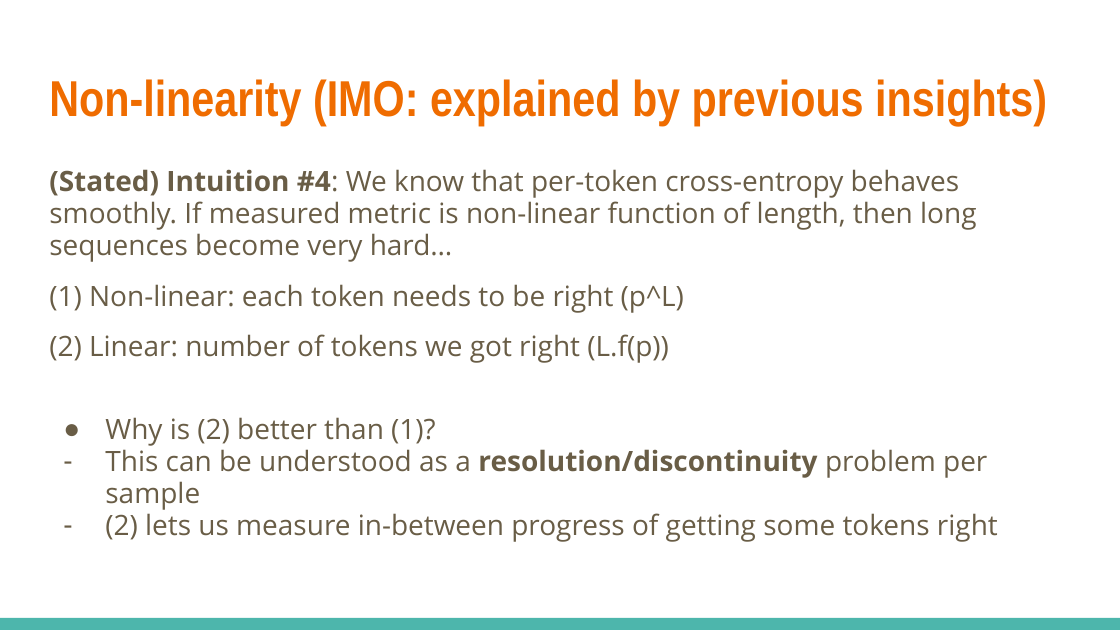
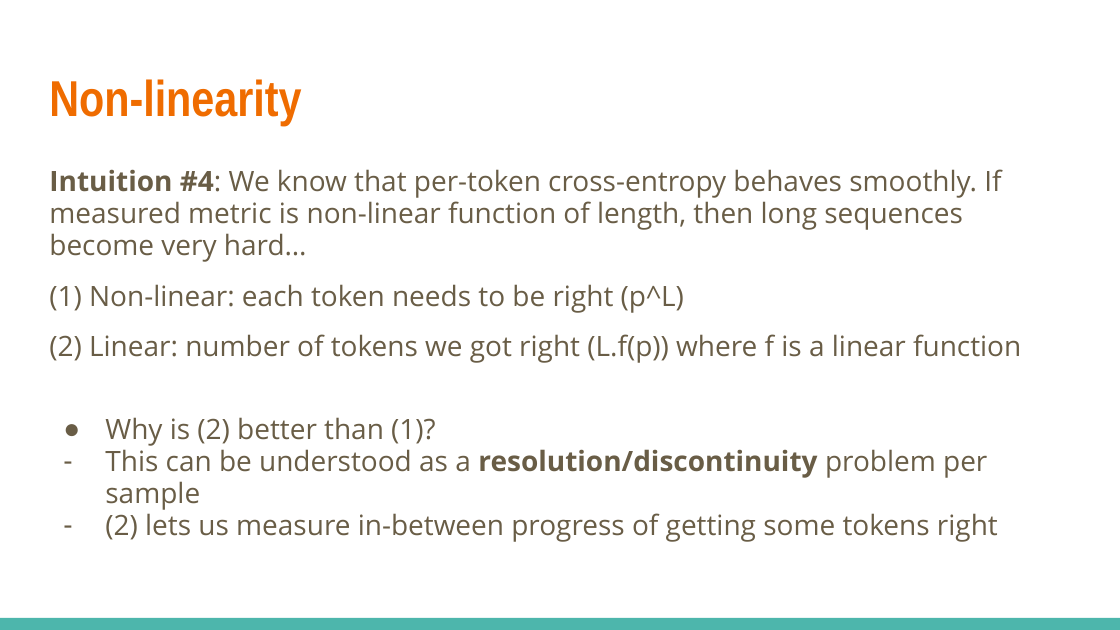
Before and after one commit to JHU-CLSP/csci-601-771-self-supervised-models, a slide deck: slide 8 of fa2024/files/presentations/9-19-EmergentAbility-Zhong-Bafna.pptx. Drawn at 1120x630 pixels with LibreOffice and Linux fonts; fonts in the diff are those of the drawing. Boxes give left, top, right and bottom in pixels: in the first picture for what was removed or moved away, otherwise in the second. Text is boxed around its words. In the diff, an @@ line names an element or a change of style, - is before the commit and + after.

```diff
--- a/fa2024/files/presentations/9-19-EmergentAbility-Zhong-Bafna.pptx
+++ b/fa2024/files/presentations/9-19-EmergentAbility-Zhong-Bafna.pptx
@@ title at [49, 79, 301, 126]: text changed @@
-Non-linearity (IMO: explained by previous insights)
+Non-linearity
@@ text at [49, 169, 1001, 262]: text changed @@
-(Stated) Intuition #4: We know that per-token cross-entropy behaves smoothly. If measured metric is non-linear function of length, then long sequences become very hard…
+Intuition #4: We know that per-token cross-entropy behaves smoothly. If measured metric is non-linear function of length, then long sequences become very hard…
@@ text at [49, 334, 1021, 363]: text changed @@
-(2) Linear: number of tokens we got right (L.f(p))
+(2) Linear: number of tokens we got right (L.f(p)) where f is a linear function
```
Also in this commit, not shown: 12 other slides changed, 18 slides added, 5 slides removed, 1 other file.
